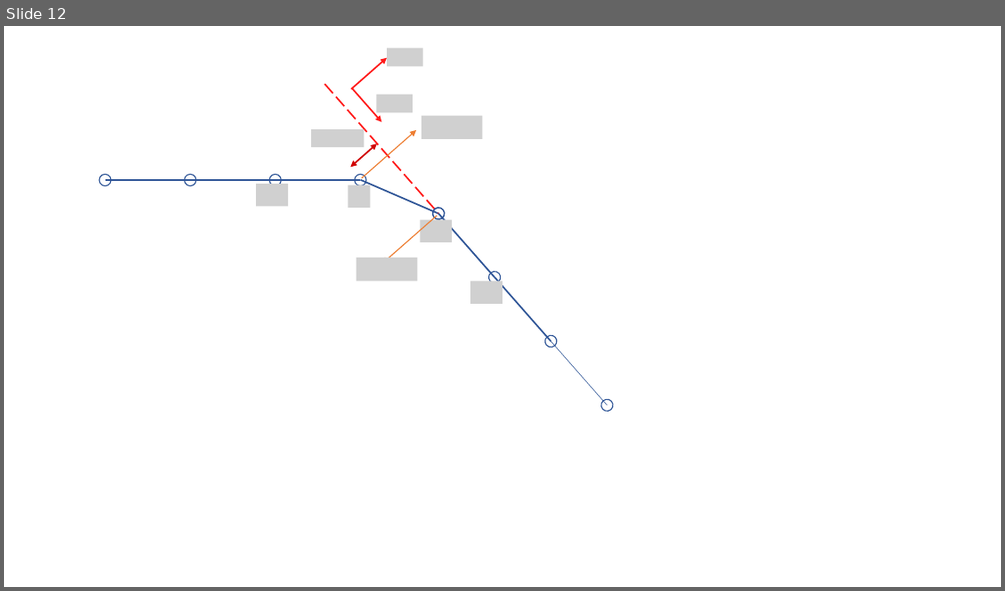
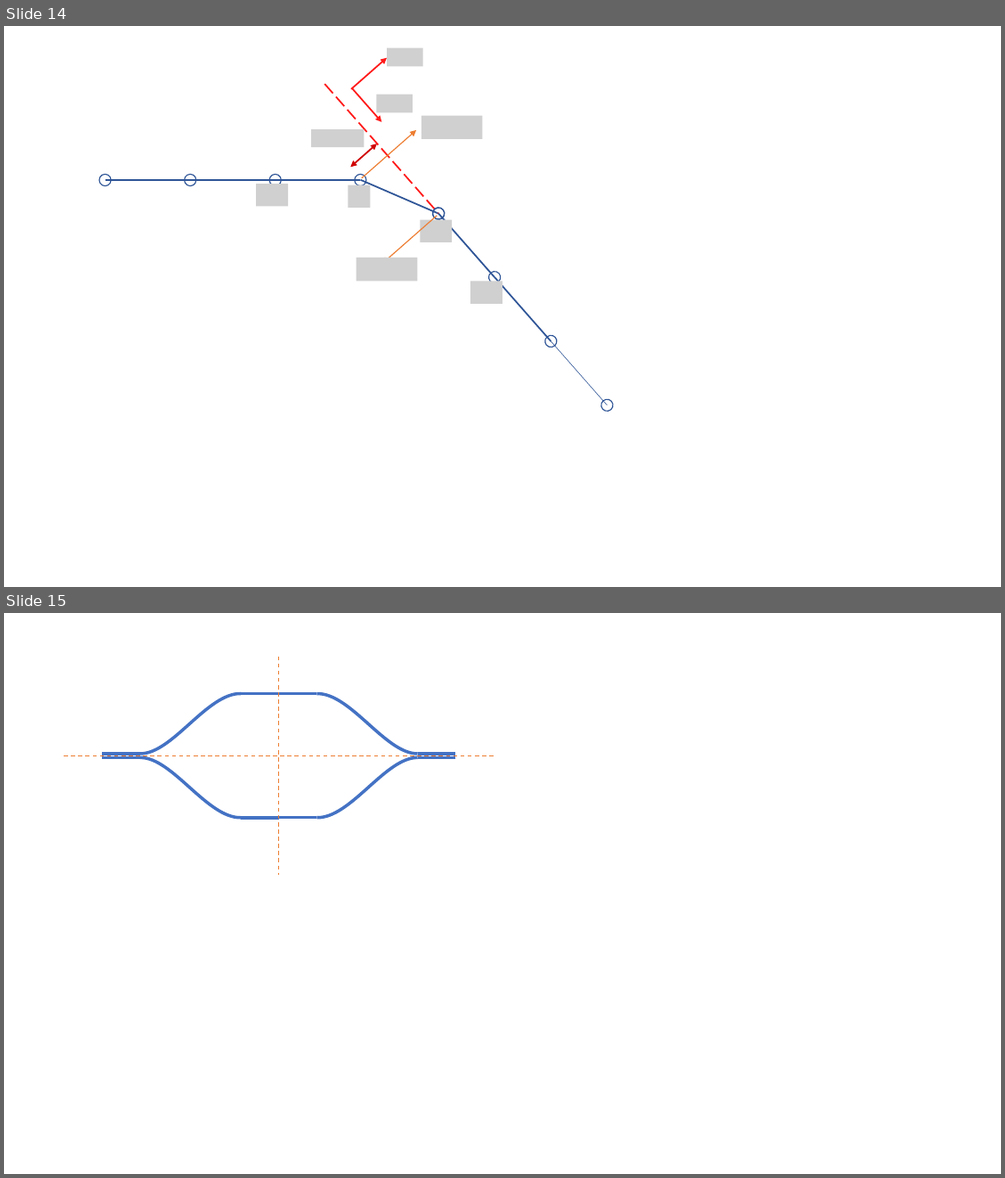
Before and after one commit to ul18363/ElectroRibbon_LumpedParameter_Simulation, a slide deck: Mechanical_Simulation/Mass Spring Models/Theory/Drawings for dissertation.pptx. Shown one above the other, each under a label of ours: slide 12 before the commit, slides 14 and 15 after it. The pictures are 1005x591 and 1005x1178 pixels, drawn with LibreOffice and Linux fonts; fonts in the diff are those of the drawing; grey boxes stand for pictures. Boxes give left, top, right and bottom in pixels: in the first picture for what was removed or moved away, otherwise in the second. Text is boxed around its words. In the diff, an @@ line names an element or a change of style, - is before the commit and + after.

```diff
--- a/Mechanical_Simulation/Mass Spring Models/Theory/Drawings for dissertation.pptx
+++ b/Mechanical_Simulation/Mass Spring Models/Theory/Drawings for dissertation.pptx
@@ slide 15 added at <box>4,613,1001,1174</box>, background #FFFFFF @@
@@ line added from (279, 657) to (279, 874), #ED7D31 1 pt dashed @@
@@ group added at <box>102,694,455,754</box>: 4 lines, 2 freeform shapes @@
@@ line added from (64, 755) to (494, 755), #ED7D31 1 pt dashed @@
@@ group added at <box>102,757,455,818</box>: 4 lines, 2 freeform shapes @@
@@ what was slide 12 is now slide 14 @@
```
Also in this commit, not shown: 3 other slides added, 3 other files.
